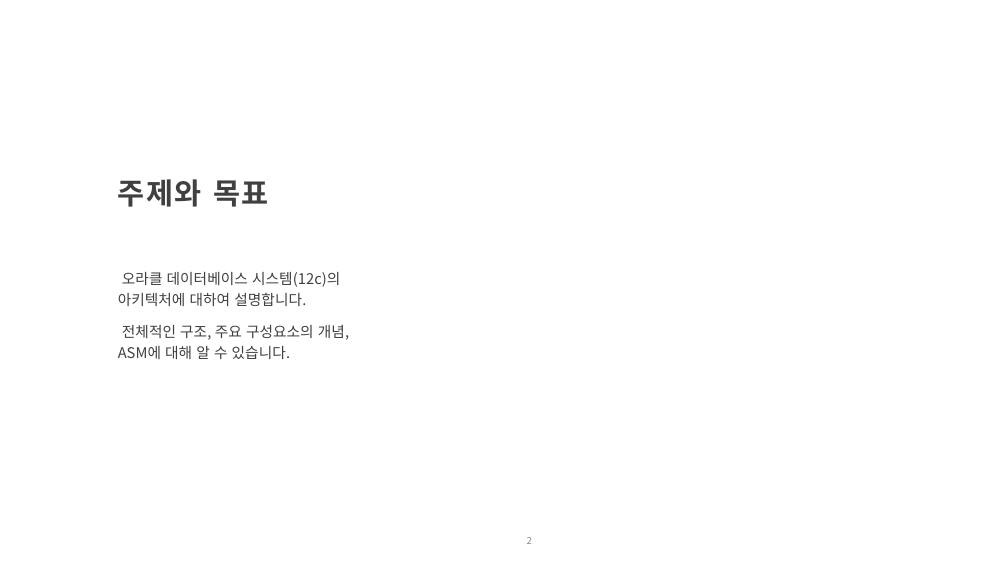
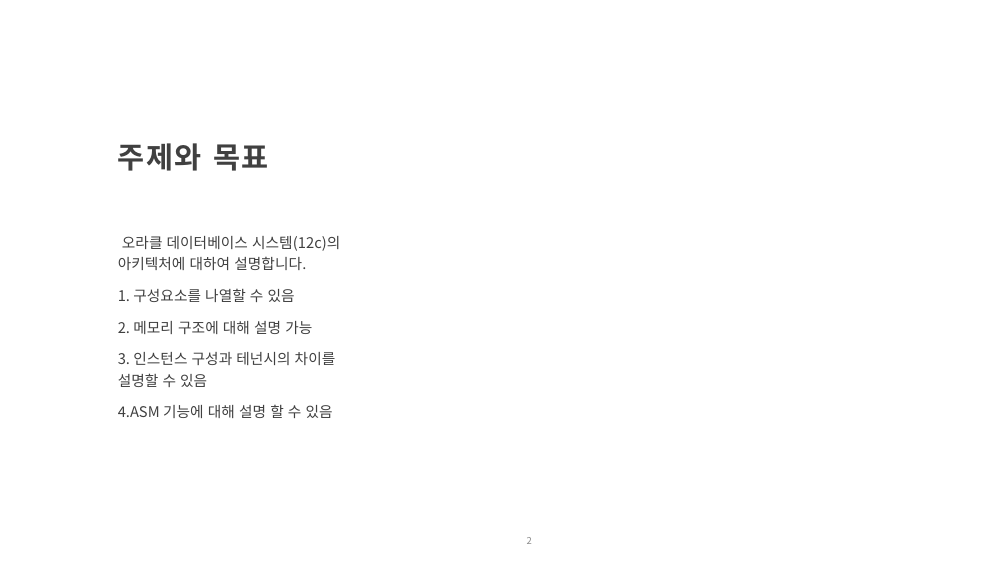
Before and after one commit to ISFX-Study/learn-study, a slide deck: slide 2 of 발표자료/20240707/20240707_Oracle_Database_Overview.pptx. Drawn at 1008x567 pixels with LibreOffice and Linux fonts; fonts in the diff are those of the drawing; background and template pictures are left out. Boxes give left, top, right and bottom in pixels: in the first picture for what was removed or moved away, otherwise in the second. Text is boxed around its words. In the diff, an @@ line names an element or a change of style, - is before the commit and + after.

```diff
--- a/발표자료/20240707/20240707_Oracle_Database_Overview.pptx
+++ b/발표자료/20240707/20240707_Oracle_Database_Overview.pptx
@@ title "주제와 목표": place and size @@
-title "주제와 목표" at (118,179,269,207)
+title "주제와 목표" at (118,143,269,171)
@@ text "오라클 데이터베이스 시스템(12c)의 아키텍처에 대하여 ...": place and size @@
-text "오라클 데이터베이스 시스템(12c)의 아키텍처에 대하여 ..." at (118,272,349,359)
+text "오라클 데이터베이스 시스템(12c)의 아키텍처에 대하여 ..." at (118,236,340,418)
@@ text at (118,289,336,418): text changed @@
-전체적인 구조, 주요 구성요소의 개념, ASM에 대해 알 수 있습니다.
+1. 구성요소를 나열할 수 있음
+2. 메모리 구조에 대해 설명 가능
+3. 인스턴스 구성과 테넌시의 차이를 설명할 수 있음
+4.ASM 기능에 대해 설명 할 수 있음
```
